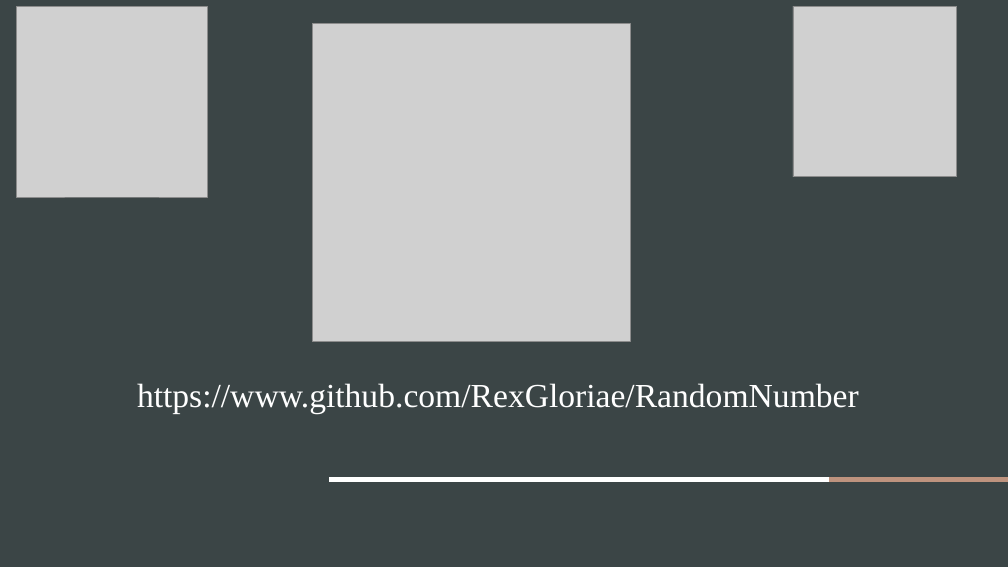
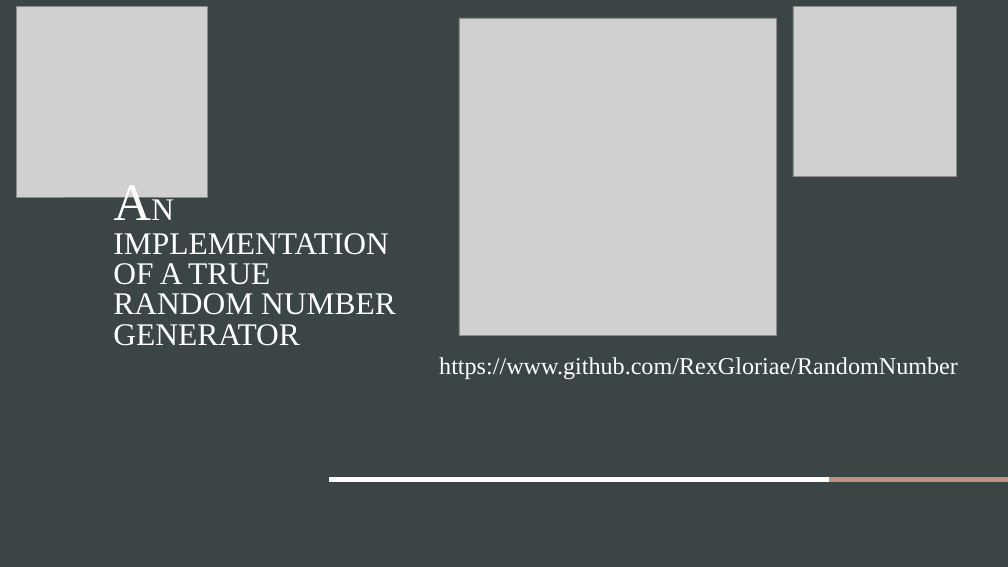
Before and after one commit to FidexEtRatio/RandomNumber, a slide deck: slide 12 of CERC 2025.pptx (slide 11 before the commit). Drawn at 1008x567 pixels with LibreOffice and Linux fonts; fonts in the diff are those of the drawing; grey boxes stand for pictures. Boxes give left, top, right and bottom in pixels: in the first picture for what was removed or moved away, otherwise in the second. Text is boxed around its words. In the diff, an @@ line names an element or a change of style, - is before the commit and + after.

```diff
--- a/CERC 2025.pptx
+++ b/CERC 2025.pptx
@@ picture: place and size @@
-picture at [312,23,630,341]
+picture at [459,18,777,336]
@@ title added at [113,233,396,346], 30 pt, text #FFFFFF @@
+AN IMPLEMENTATION OF A TRUE RANDOM NUMBER GENERATOR
@@ text "https://www.github.com/RexGloriae/RandomNumber": place and size @@
-text "https://www.github.com/RexGloriae/RandomNumber" at [137,383,859,413]
+text "https://www.github.com/RexGloriae/RandomNumber" at [439,357,958,379]
@@ text "https://www.github.com/RexGloriae/RandomNumber" at [439,357,958,379]: size 32 to 23 pt @@
```
Also in this commit, not shown: 4 other slides changed, 1 slide added.
